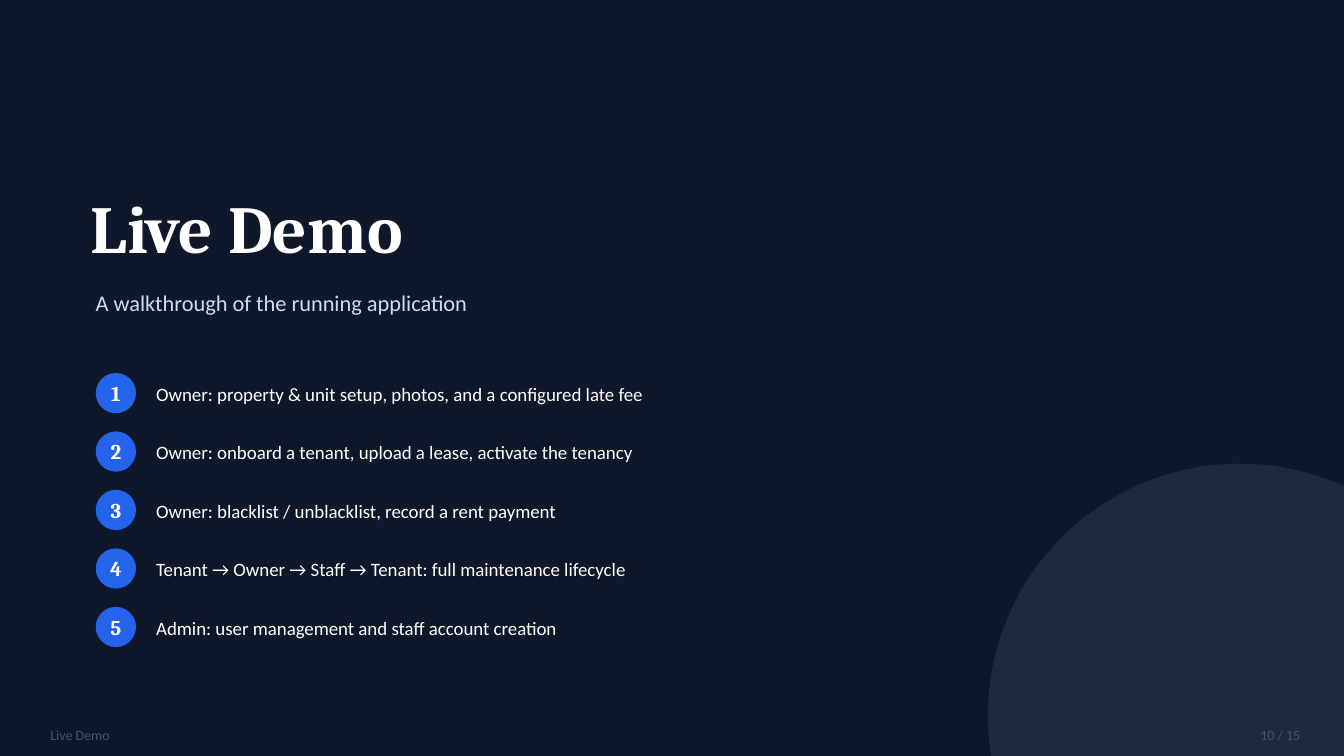
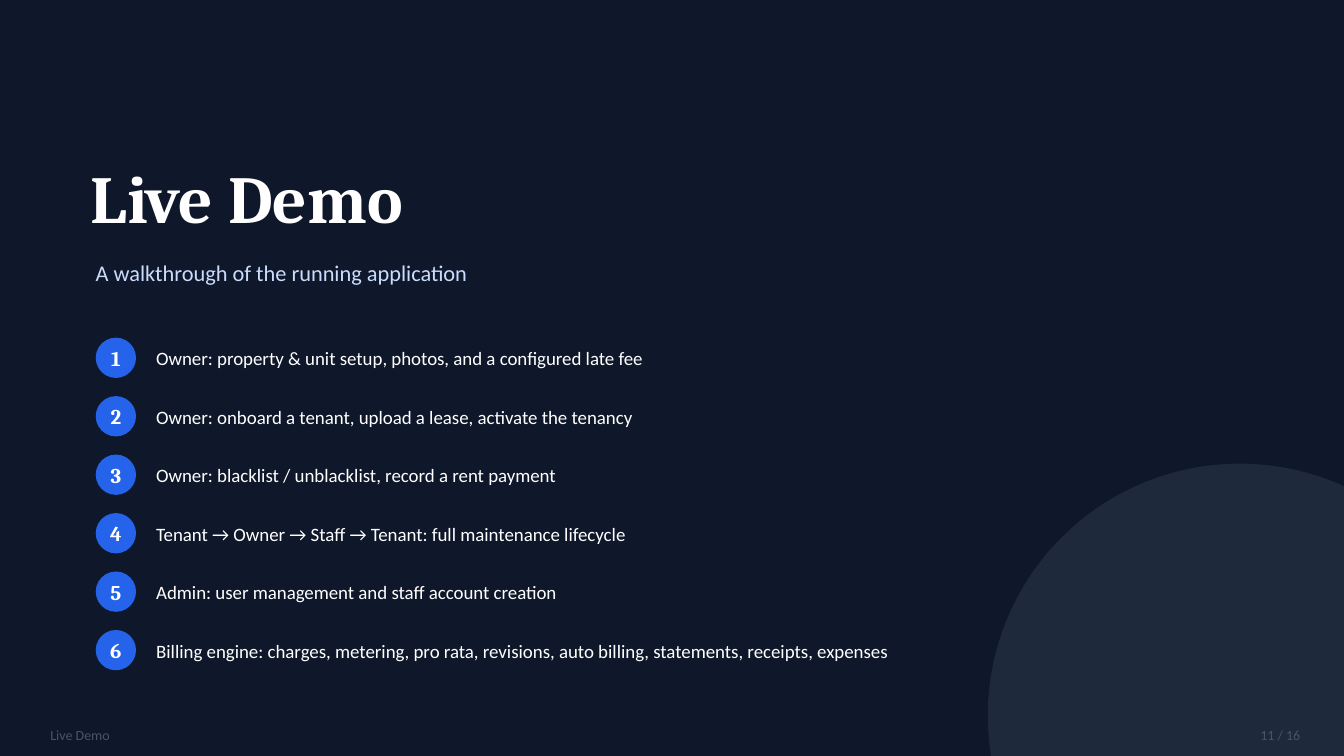
Before and after one commit to Abdur-lab/github-slideshow, a slide deck: slide 11 of docs/ABDURRAHMAAN_IT401_DEL_6_PRESENTATION.pptx (slide 10 before the commit). Drawn at 1344x756 pixels with LibreOffice and Linux fonts; fonts in the diff are those of the drawing. Boxes give left, top, right and bottom in pixels: in the first picture for what was removed or moved away, otherwise in the second. Text is boxed around its words. In the diff, an @@ line names an element or a change of style, - is before the commit and + after.

```diff
--- a/docs/ABDURRAHMAAN_IT401_DEL_6_PRESENTATION.pptx
+++ b/docs/ABDURRAHMAAN_IT401_DEL_6_PRESENTATION.pptx
@@ text "Live Demo" moved from (x1=91, y1=206, x2=403, y2=254) to (x1=91, y1=176, x2=403, y2=224) @@
@@ text "A walkthrough of the running ..." moved from (x1=96, y1=295, x2=467, y2=315) to (x1=96, y1=265, x2=467, y2=285) @@
@@ ellipse added at (x1=96, y1=338, x2=136, y2=378), fill #2563EB @@
@@ text "Owner: property & unit setup, ..." moved from (x1=156, y1=388, x2=643, y2=405) to (x1=156, y1=352, x2=643, y2=369) @@
@@ 5 texts moved together from (x1=110, y1=387, x2=122, y2=635) to (x1=110, y1=352, x2=122, y2=600) @@
@@ text "Owner: onboard a tenant, upload ..." moved from (x1=156, y1=446, x2=633, y2=462) to (x1=156, y1=411, x2=633, y2=427) @@
@@ text "Owner: blacklist / unblacklist, record ..." moved from (x1=156, y1=505, x2=555, y2=521) to (x1=156, y1=469, x2=555, y2=485) @@
@@ text "Tenant → Owner → Staff ..." moved from (x1=156, y1=563, x2=625, y2=579) to (x1=156, y1=528, x2=625, y2=544) @@
@@ text "Admin: user management and staff ..." moved from (x1=156, y1=622, x2=557, y2=639) to (x1=156, y1=586, x2=557, y2=603) @@
@@ 5 ellipses moved together from (x1=96, y1=373, x2=136, y2=647) to (x1=96, y1=396, x2=136, y2=670) @@
@@ text added at (x1=110, y1=644, x2=121, y2=658), 15 pt, text #FFFFFF, bold @@
+6
@@ text added at (x1=156, y1=645, x2=887, y2=662), 13.5 pt, text #FFFFFF @@
+Billing engine: charges, metering, pro rata, revisions, auto billing, statements, receipts, expenses
@@ text at (x1=1260, y1=731, x2=1300, y2=740): text changed @@
-10 / 15
+11 / 16
```
Also in this commit, not shown: 13 other slides changed, 1 slide added, 3 other files.
